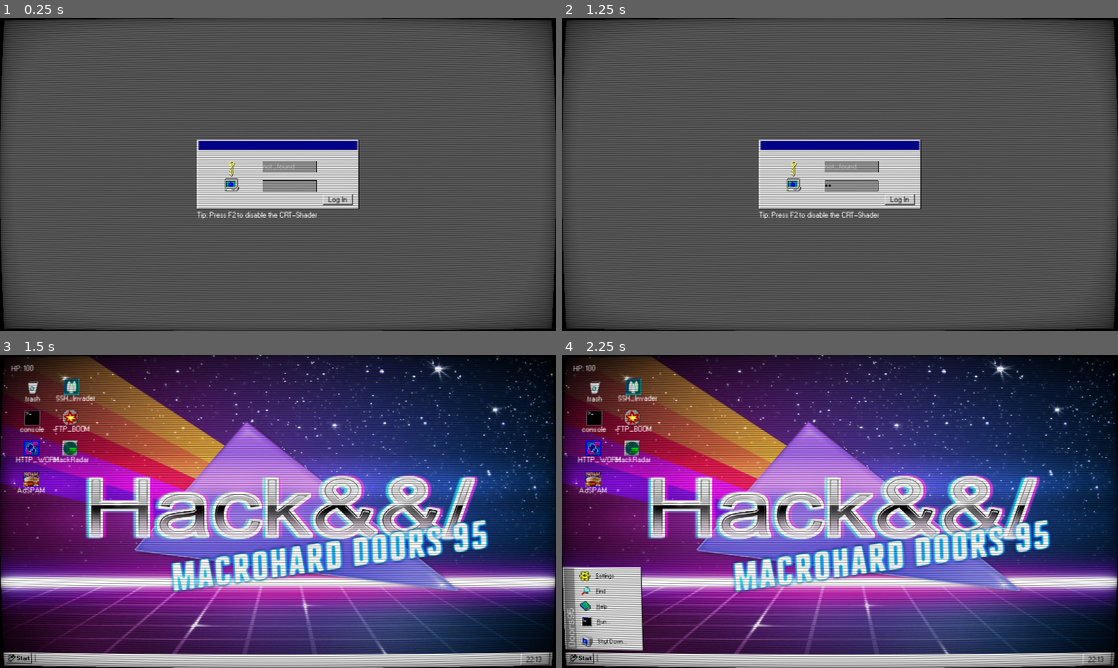
Above: before the commit, frames 1-4 (two rows, left to right).
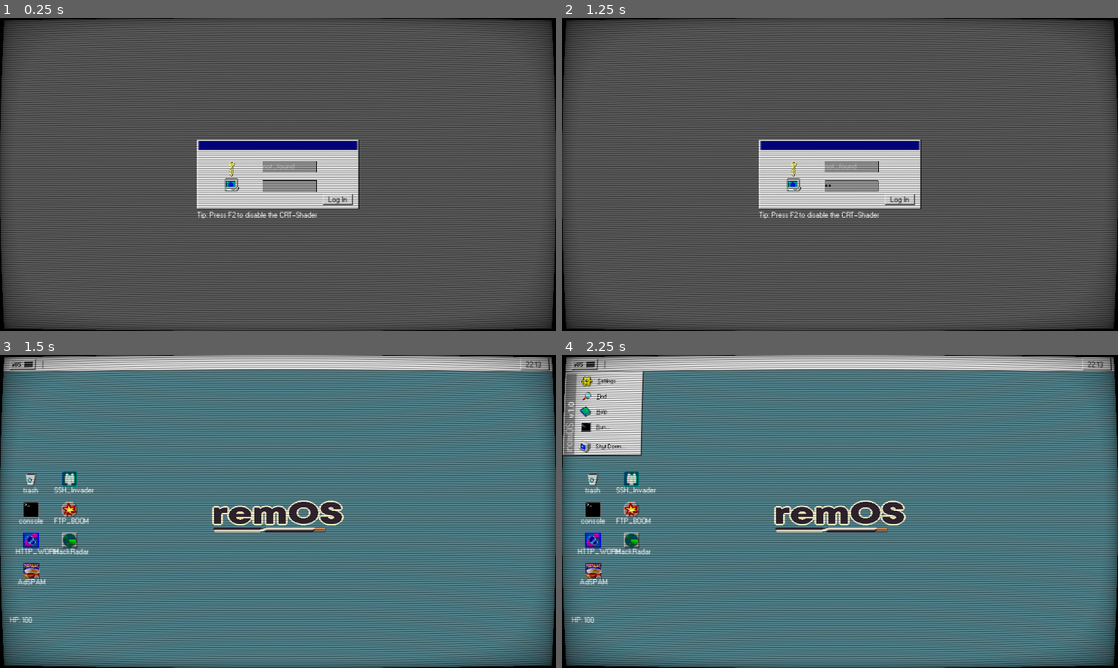
Above: after the commit, the same moments.

Repository: Popcornmotte/hackandslash
Game: Godot game, scene res://Scenes/LogIn.tscn
Two runs of this game, one before a commit and one after it. Both use one fixed random seed, a clock stepped at 60 frames per second and the inputs below.
Inputs (mouse positions are in pixels of both pictures, inside the frame that each line leads up to; where the layout moved, square brackets give the same spot in the first picture):
- Up to frame 1 (0.25 s): no input
- Up to frame 2 (1.25 s): click (851, 187) at 0.52 s; type "12" at 0.6 s
- Up to frame 3 (1.5 s): click "Log In" at 1.25 s
- Up to frame 4 (2.25 s): click (589, 361) [584, 661] at 2 s

Frames 1-2 are identical in both runs. In frame 3, 98% of the frame differs, in the area x 0-100%, y 0-100%; in frame 4, 98%.

Commit message:
new look remOS

Diff:
--- a/Scenes/Desktop.tscn
+++ b/Scenes/Desktop.tscn
@@ -1,16 +1,16 @@
 [gd_scene load_steps=23 format=3 uid="uid://b671oso4ny1c2"]
 
 [ext_resource type="Material" uid="uid://dqpcs0kpyuw5q" path="res://crt_material.tres" id="1"]
-[ext_resource type="Texture2D" uid="uid://btxih4s53tm5q" path="res://Assets/Sprites/Wallpaper/hackN0.jpg" id="2"]
+[ext_resource type="Texture2D" uid="uid://cqh47leo4p5c" path="res://Assets/Sprites/Wallpaper/remOS.png" id="2_awk8p"]
 [ext_resource type="Texture2D" uid="uid://dubhx7dnnb4rl" path="res://Assets/Sprites/debug.png" id="3"]
-[ext_resource type="Texture2D" uid="uid://m122r6sj3r0j" path="res://Assets/Sprites/Windows/taskBar.png" id="4"]
 [ext_resource type="Texture2D" uid="uid://c3r47f5wsut8n" path="res://Assets/Sprites/Windows/button.png" id="5"]
+[ext_resource type="Texture2D" uid="uid://bxw0tiv5wr17x" path="res://Assets/Sprites/Windows/taskBarFlip.png" id="5_a0i68"]
 [ext_resource type="FontFile" path="res://Assets/Fonts/standartx16.tres" id="6"]
-[ext_resource type="Texture2D" uid="uid://cnp0x71y321i7" path="res://Assets/Sprites/Windows/startButton.png" id="7"]
-[ext_resource type="Texture2D" uid="uid://cevuhh07f4wda" path="res://Assets/Sprites/Windows/startButtonPressed.png" id="8"]
+[ext_resource type="Texture2D" uid="uid://b5gij6ispjw2y" path="res://Assets/Sprites/Windows/startButtonAlt.png" id="6_pht05"]
+[ext_resource type="Texture2D" uid="uid://cmmnbqj38fq4o" path="res://Assets/Sprites/Windows/startButtonAltPressed.png" id="7_camni"]
 [ext_resource type="Script" path="res://Scripts/Desktop.gd" id="9"]
 [ext_resource type="Texture2D" uid="uid://cq4hjf7jjc53w" path="res://Assets/Sprites/Windows/StarMenuButtons/ShutDown2.png" id="10"]
-[ext_resource type="Texture2D" uid="uid://bb5clg5skseq4" path="res://Assets/Sprites/Windows/startMenu.png" id="11"]
+[ext_resource type="Texture2D" uid="uid://d0c58thiiidux" path="res://Assets/Sprites/Windows/startMenuAlt.png" id="10_f4288"]
 [ext_resource type="Texture2D" uid="uid://cc4u1s7op2uwh" path="res://Assets/Sprites/Windows/StarMenuButtons/ShutDown1.png" id="12"]
 [ext_resource type="Texture2D" uid="uid://bphf0n3c1y21w" path="res://Assets/Sprites/Windows/StarMenuButtons/Run2.png" id="13"]
 [ext_resource type="Texture2D" uid="uid://dioqjn7bfq8i8" path="res://Assets/Sprites/Windows/StarMenuButtons/Run1.png" id="14"]
@@ -33,13 +33,15 @@
 anchors_preset = 15
 anchor_right = 1.0
 anchor_bottom = 1.0
+grow_horizontal = 2
+grow_vertical = 2
 script = ExtResource("9")
 
 [node name="wallpaper" type="Sprite2D" parent="."]
 z_index = -1000
 position = Vector2(576, 324)
 scale = Vector2(0.96, 0.754366)
-texture = ExtResource("2")
+texture = ExtResource("2_awk8p")
 
 [node name="CRTShader" type="Sprite2D" parent="."]
 z_index = 1000
@@ -50,29 +52,33 @@
 
 [node name="Taskbar" type="NinePatchRect" parent="."]
 layout_mode = 0
-offset_top = 616.0
 offset_right = 1152.0
-offset_bottom = 648.0
-texture = ExtResource("4")
+offset_bottom = 32.0
+texture = ExtResource("5_a0i68")
 patch_margin_top = 6
 
 [node name="Start" type="MarginContainer" parent="Taskbar"]
 layout_mode = 0
-offset_right = 96.0
+offset_left = 8.0
+offset_right = 104.0
 offset_bottom = 32.0
 
 [node name="StartButton" type="TextureButton" parent="Taskbar/Start"]
 layout_mode = 2
 focus_mode = 0
-texture_normal = ExtResource("7")
-texture_pressed = ExtResource("8")
+texture_normal = ExtResource("6_pht05")
+texture_pressed = ExtResource("7_camni")
 
 [node name="Time" type="NinePatchRect" parent="Taskbar"]
-layout_mode = 0
+layout_mode = 1
+anchors_preset = 1
 anchor_left = 1.0
 anchor_right = 1.0
-offset_left = -71.0
-offset_bottom = 36.0
+offset_left = -72.0
+offset_top = -3.0
+offset_right = -1.0
+offset_bottom = 33.0
+grow_horizontal = 0
 texture = ExtResource("5")
 patch_margin_left = 6
 patch_margin_top = 6
@@ -95,26 +101,26 @@
 
 [node name="VSeparator" type="VSeparator" parent="Taskbar"]
 layout_mode = 0
-offset_left = 64.0
+offset_left = 80.0
 offset_top = 8.0
-offset_right = 68.0
+offset_right = 84.0
 offset_bottom = 24.0
 theme_override_styles/separator = SubResource("1")
 
 [node name="minimizedWindows" type="HBoxContainer" parent="Taskbar"]
 layout_mode = 0
-offset_left = 64.0
-offset_right = 928.0
+offset_left = 96.0
+offset_right = 960.0
 offset_bottom = 32.0
 theme_override_constants/separation = -5
 
 [node name="StartMenu" type="TextureRect" parent="."]
 visible = false
 layout_mode = 0
-offset_top = 440.0
+offset_top = 32.0
 offset_right = 164.0
-offset_bottom = 615.0
-texture = ExtResource("11")
+offset_bottom = 207.0
+texture = ExtResource("10_f4288")
 
 [node name="Buttons" type="VBoxContainer" parent="StartMenu"]
 layout_mode = 0
@@ -158,6 +164,7 @@
 
 [node name="Icons" type="Node2D" parent="."]
 z_index = -2
+position = Vector2(0, 192)
 
 [node name="trashbin" parent="Icons" instance=ExtResource("23")]
 position = Vector2(64, 64)
@@ -210,9 +217,9 @@
 [node name="Label" type="Label" parent="."]
 layout_mode = 0
 offset_left = 16.0
-offset_top = 16.0
-offset_right = 59.0
-offset_bottom = 30.0
+offset_top = 544.0
+offset_right = 63.0
+offset_bottom = 560.0
 theme_override_fonts/font = ExtResource("6")
 text = "HP: 100"
 
Binary file added: Assets/Sprites/Wallpaper/remOS.aseprite
Binary file added: Assets/Sprites/Wallpaper/remOS.png
Not shown, added: Assets/Sprites/Wallpaper/remOS.png.import
Binary file added: Assets/Sprites/Windows/startButtonAlt.png
Not shown, added: Assets/Sprites/Windows/startButtonAlt.png.import
Binary file added: Assets/Sprites/Windows/startButtonAltPressed.png
Not shown, added: Assets/Sprites/Windows/startButtonAltPressed.png.import
Binary file added: Assets/Sprites/Windows/startMenuAlt.png
Not shown, added: Assets/Sprites/Windows/startMenuAlt.png.import
Binary file added: Assets/Sprites/Windows/taskBarFlip.png
Not shown, added: Assets/Sprites/Windows/taskBarFlip.png.import
